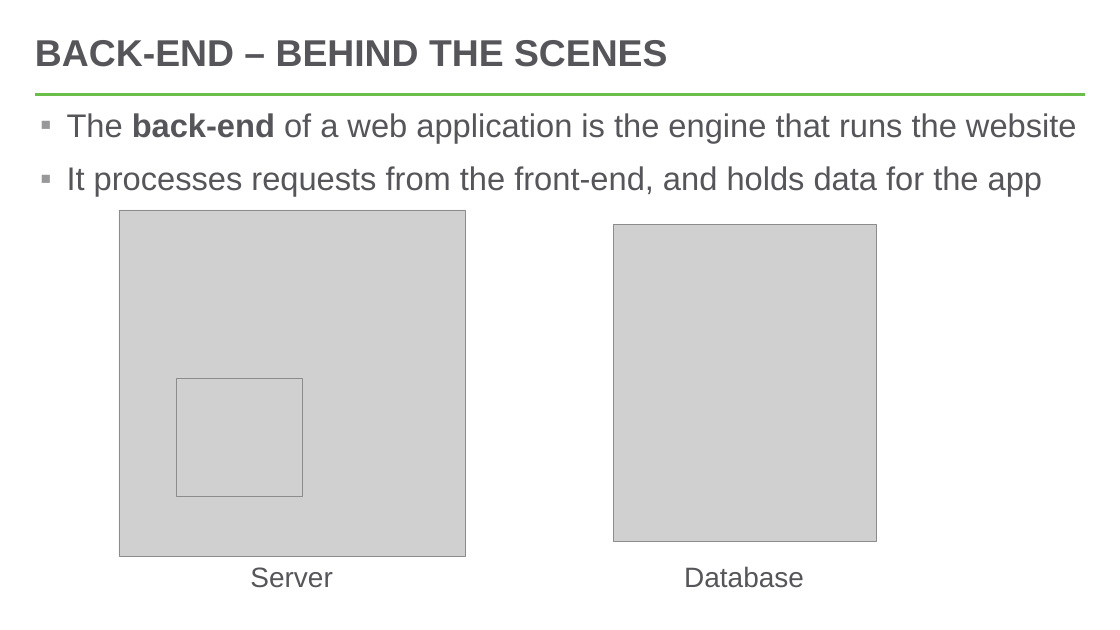
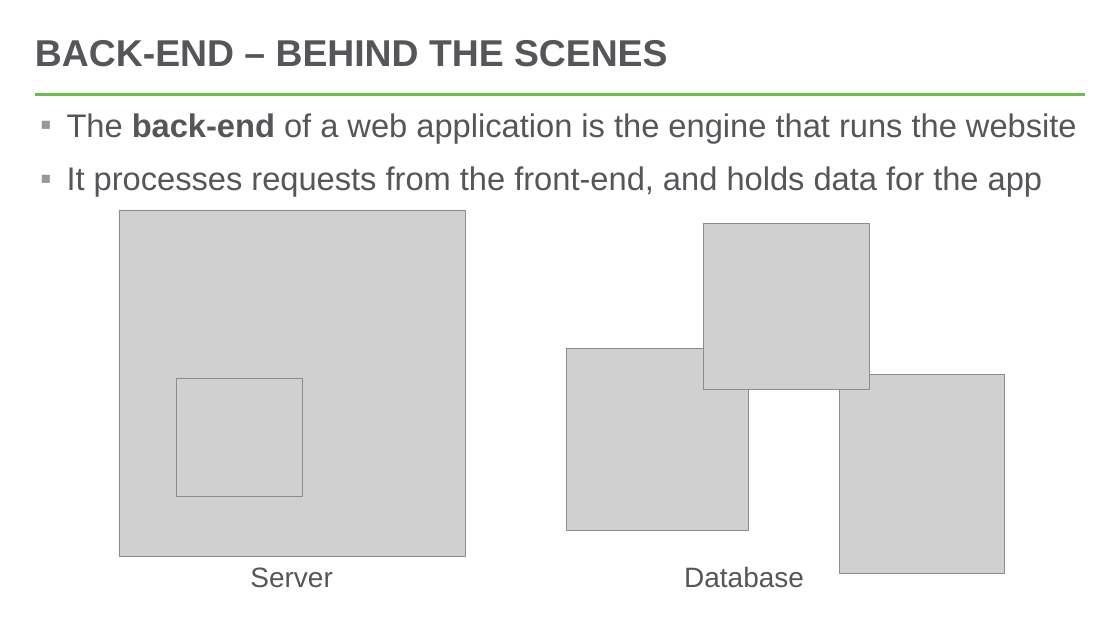
Before and after one commit to hytechclub/web-201, a slide deck: slide 9 of FullStackOverview/FullStackOverview.pptx. Drawn at 1120x630 pixels with LibreOffice and Linux fonts; fonts in the diff are those of the drawing; grey boxes stand for pictures. Boxes give left, top, right and bottom in pixels: in the first picture for what was removed or moved away, otherwise in the second. Text is boxed around its words. In the diff, an @@ line names an element or a change of style, - is before the commit and + after.

```diff
--- a/FullStackOverview/FullStackOverview.pptx
+++ b/FullStackOverview/FullStackOverview.pptx
@@ picture added at <box>704,223,870,390</box> @@
@@ picture added at <box>566,349,749,531</box> @@
@@ picture: place and size @@
-picture at <box>614,225,876,542</box>
+picture at <box>840,375,1005,573</box>
```
Also in this commit, not shown: 2 other slides changed, 2 other files.
